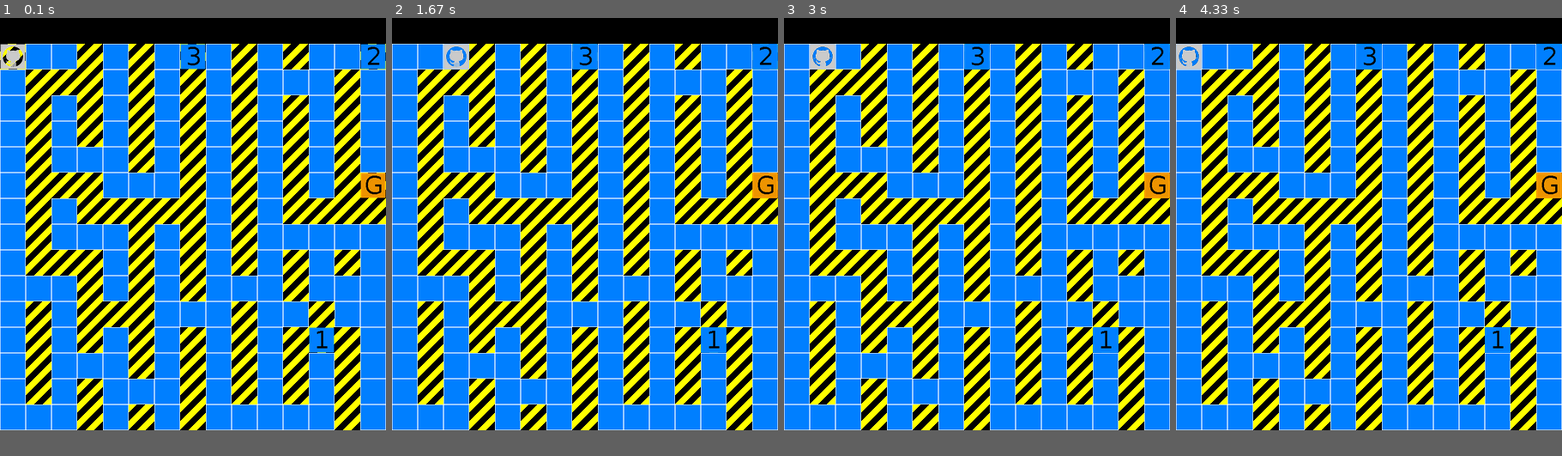
Above: before the commit, frames 1-4 (left to right).
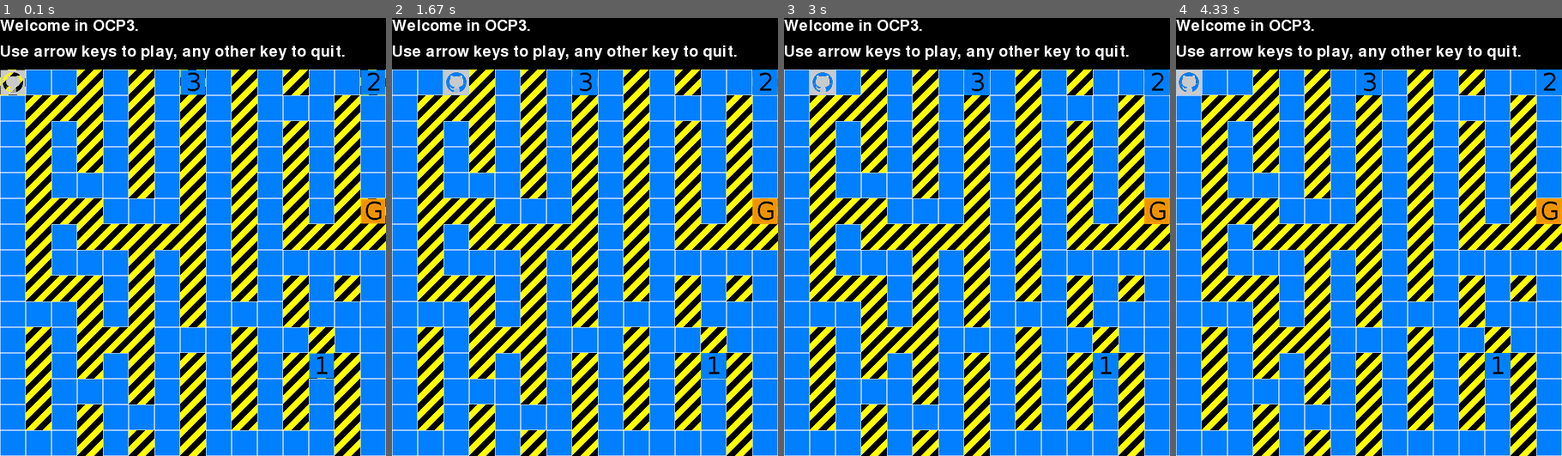
Above: after the commit, the same moments.

Repository: freezed/ocp3
Game: pygame game, started from main.py
The game is run twice, just before and just after one commit, with the same random seed, the same clock (stepped at 60 frames per second) and the same inputs.
Inputs:
- Up to frame 1 (0.1 s): no input
- Up to frame 2 (1.67 s): hold Right 0.33-0.8 s; hold Up 0.83-1.13 s; hold Right from 1.17 s (still down)
- Up to frame 3 (3 s): release Right at 1.72 s; hold Left 1.75-2.42 s; hold Down from 2.45 s (still down)
- Up to frame 4 (4.33 s): release Down at 3.27 s; hold Left 3.3-4.22 s; hold Up from 4.25 s (still down)
In our replay, the window is 450x480 before the commit and 450x510 after it. These sizes can differ from the game's own. Grey fills any space a smaller window leaves; there, only what the larger window draws over its background counts as a difference.

The runs differ from the first frame. In frame 1, 54% of the frame differs, in the area x 0-100%, y 0-100%; in frame 2, 53%; in frame 3, 53%; in frame 4, 54%.

Commit message:
Creates header for messaging, put welcome message

Diff:
--- a/conf.py
+++ b/conf.py
@@ -30,8 +30,13 @@
 
 CELL_SIZE_PX = 30   # Size of the tiles, in pixels
 MAZE_SIZE_TIL = 15      # Size of a map, in tiles
+BLACK = (0, 0, 0)
+BLUE = (0, 0, 128)
+GREEN = (0, 255, 0)
+WHITE = (255, 255, 255)
 
 # Messages
+CAPTION = "OCP3, a pygame maze"
 ERR_MAP = "ERR_MAP: «{}»"
 MSG_START_GAME = "Welcome in OCP3.\nUse arrow keys to play, any other key to quit."
 
@@ -78,7 +83,7 @@
             back_tiles.append(pygame.image.load(img).convert_alpha())
 
         x = (cell % MAZE_SIZE_TIL) * CELL_SIZE_PX
-        y = (cell // MAZE_SIZE_TIL) * CELL_SIZE_PX + CELL_SIZE_PX
+        y = (cell // MAZE_SIZE_TIL) * CELL_SIZE_PX + (2 * CELL_SIZE_PX)
         WINDOW.blit(back_tiles[cell], (x, y))
 
     # Refresh
--- a/main.py
+++ b/main.py
@@ -11,26 +11,35 @@
 details
 """
 import pygame
+import math
 from pygame.locals import (
     K_UP, K_DOWN, K_RIGHT, K_LEFT, KEYDOWN, QUIT, RESIZABLE
 )
 from map import Map
-from conf import BACKGROUND_IMG, CELL_SIZE_PX, elmt_val, MAP_FILE, maze_draw, MAZE_SIZE_TIL
+from conf import BACKGROUND_IMG, BLACK, BLUE, CAPTION, CELL_SIZE_PX, elmt_val, GREEN, MAP_FILE, maze_draw, MAZE_SIZE_TIL, WHITE
 
-# MAIN SCRIPT
+# Constant calculation
 GAME_KEYS = [K_UP, K_DOWN, K_RIGHT, K_LEFT]
-WINDOW_SIZE_PX = CELL_SIZE_PX * MAZE_SIZE_TIL
+WINDOW_SIZE_PX_H = CELL_SIZE_PX * MAZE_SIZE_TIL
+WINDOW_SIZE_PX_V = WINDOW_SIZE_PX_H + (2 * CELL_SIZE_PX)
+WIN_DIM = (WINDOW_SIZE_PX_H, WINDOW_SIZE_PX_V)
+FONT_SIZE = math.floor(0.9 * CELL_SIZE_PX)
 
 pygame.init()
-
-WINDOW = pygame.display.set_mode(
-    (WINDOW_SIZE_PX, WINDOW_SIZE_PX + CELL_SIZE_PX), RESIZABLE
-)
-BACKGROUND = pygame.image.load(BACKGROUND_IMG).convert()
-WINDOW.blit(BACKGROUND, (0, CELL_SIZE_PX))
+WINDOW = pygame.display.set_mode(WIN_DIM, RESIZABLE)
+pygame.display.set_caption(CAPTION)
+WINDOW.blit(pygame.image.load(BACKGROUND_IMG).convert(), (0, (2 * CELL_SIZE_PX)))
 
 # Loading map
 MAP_GAME = Map(MAP_FILE)
+
+# Header messaging
+h_msg = MAP_GAME.status_message.splitlines()
+FONT = pygame.font.Font(None, FONT_SIZE)
+h1_txt = FONT.render(h_msg[0], True, WHITE, BLACK)
+h2_txt = FONT.render(h_msg[1], True, WHITE, BLACK)
+WINDOW.blit(h1_txt, (0, 0))
+WINDOW.blit(h2_txt, (0, CELL_SIZE_PX))
 
 # Draw maze
 maze_draw(WINDOW, MAP_GAME.map_print().replace('\n', ''))
